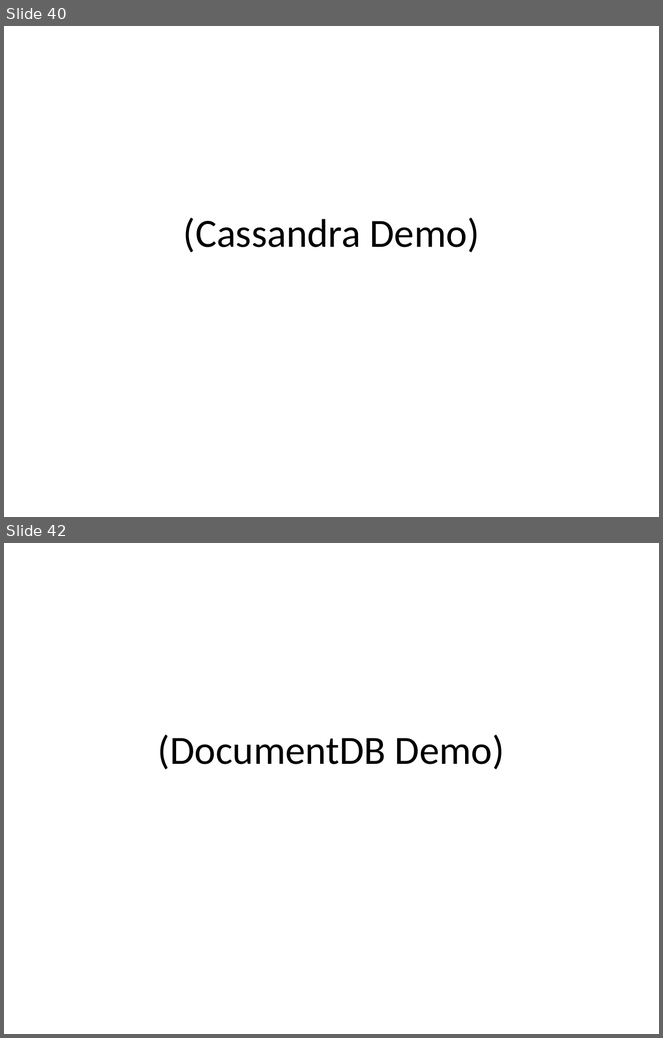
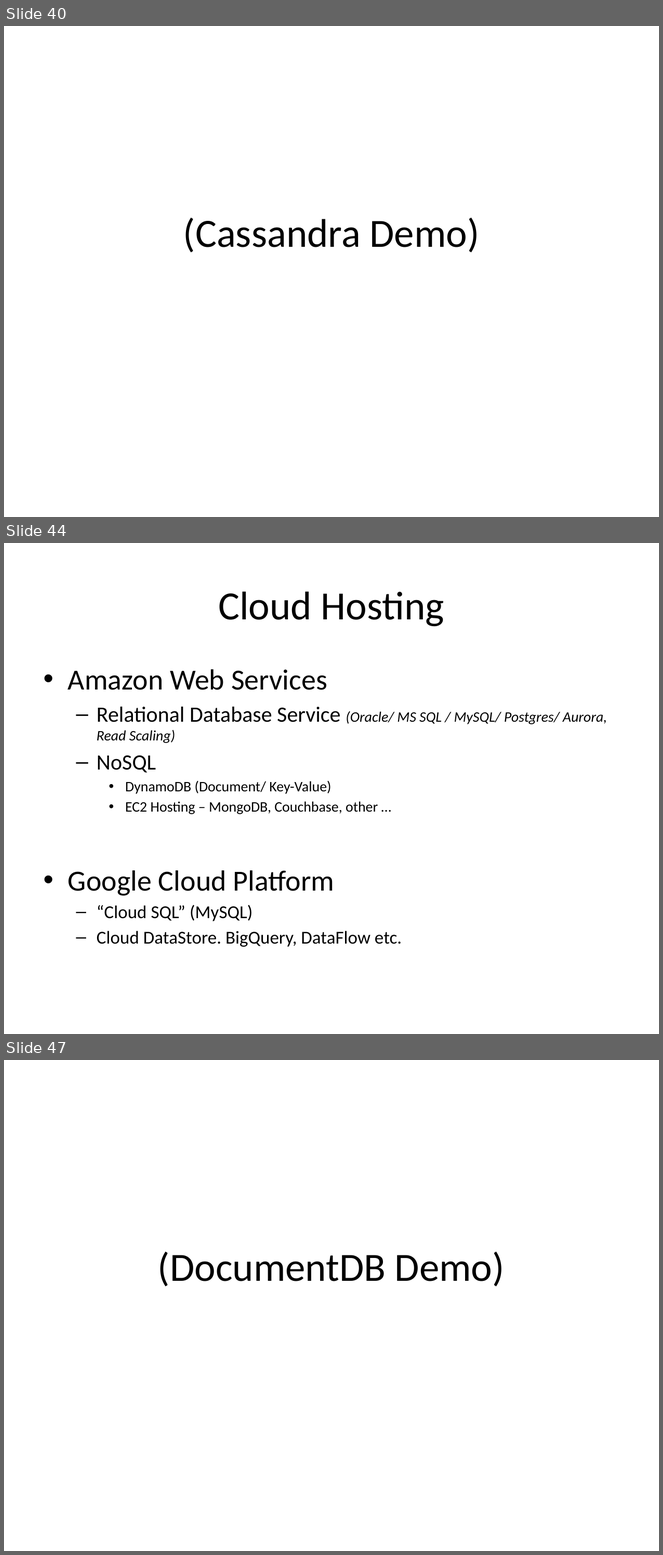
Before and after one commit to alexdgarland/database-demos, a slide deck: Slides/Not Only SQL - Picking A Database for DotNET.pptx. Shown one above the other, each under a label of ours: slides 40 and 42 before the commit, slides 40, 44 and 47 after it; the slides between them are not shown. The pictures are 663x1038 and 663x1555 pixels, drawn with LibreOffice and Linux fonts; fonts in the diff are those of the drawing. Boxes give left, top, right and bottom in pixels: in the first picture for what was removed or moved away, otherwise in the second. Text is boxed around its words. In the diff, an @@ line names an element or a change of style, - is before the commit and + after.

```diff
--- a/Slides/Not Only SQL - Picking A Database for DotNET.pptx
+++ b/Slides/Not Only SQL - Picking A Database for DotNET.pptx
@@ slide 44 added at [4, 543, 659, 1034], background #FFFFFF @@
@@ title added at [218, 591, 444, 627], 44 pt, text #000000 @@
+Cloud Hosting
@@ text added at [68, 669, 607, 947], 16 pt, text #000000 @@
+• Amazon Web Services
+  – Relational Database Service (Oracle/ MS SQL / MySQL/ Postgres/ Aurora, Read Scaling)
+  – NoSQL
+    • DynamoDB (Document/ Key-Value)
+    • EC2 Hosting – MongoDB, Couchbase, other …
+• Google Cloud Platform
+  – “Cloud SQL” (MySQL)
+  – Cloud DataStore. BigQuery, DataFlow etc.
@@ what was slide 42 is now slide 47 @@
```
Also in this commit, not shown: 8 slides changed, 5 other slides added, 1 slide removed.
